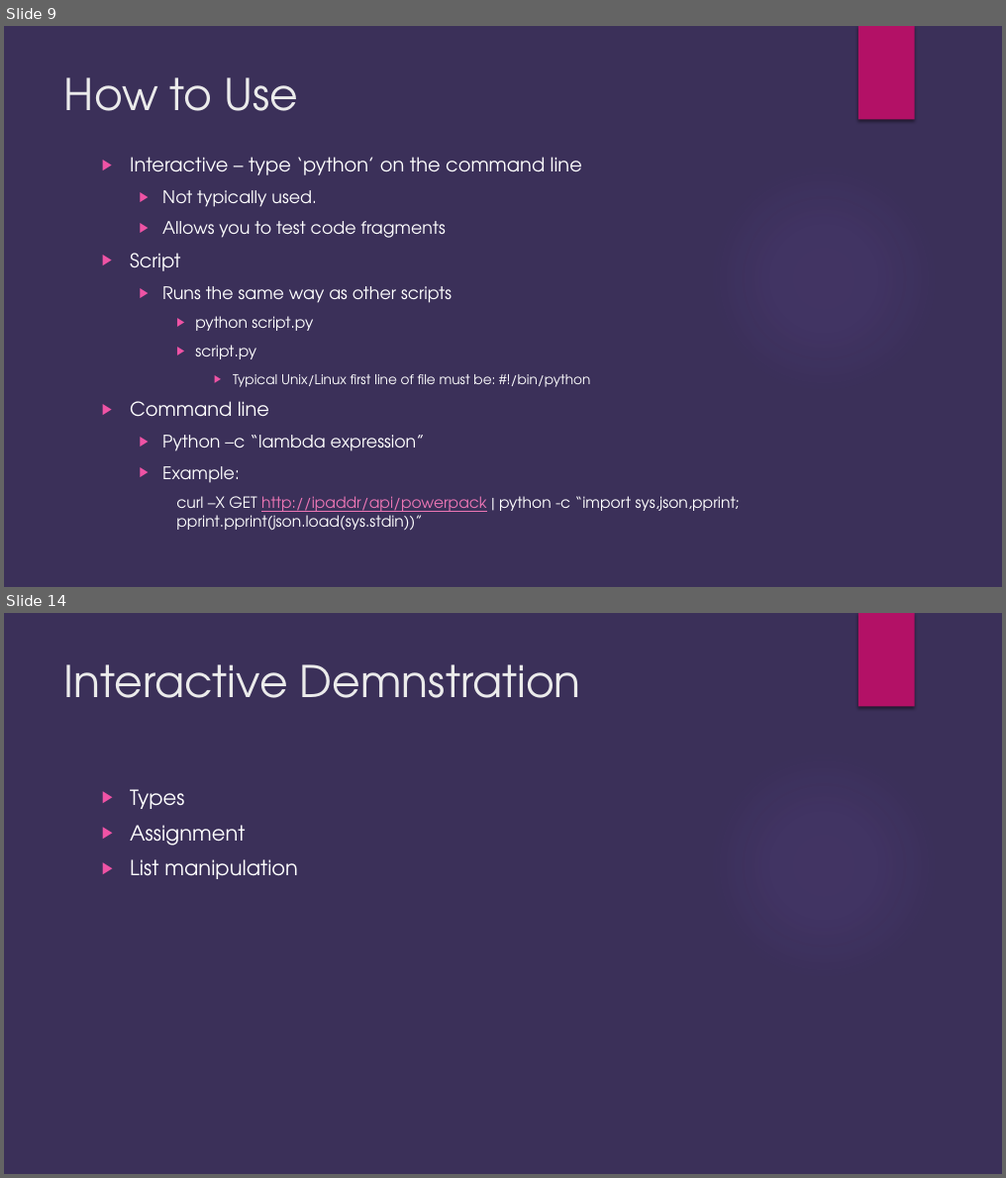
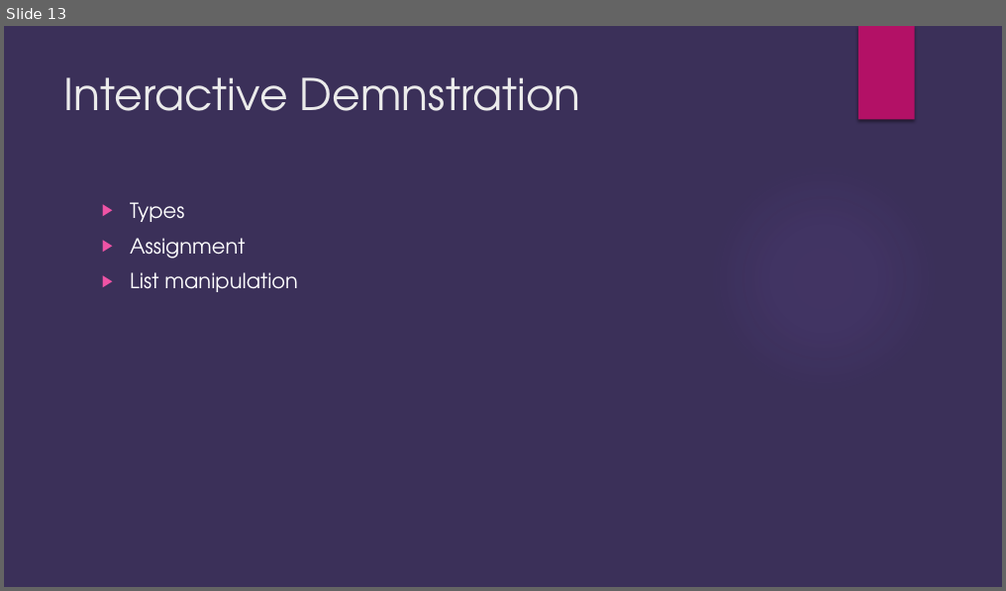
Before and after one commit to brianjgrier/Python-Overview, a slide deck: Python Introduction.pptx. Shown one above the other, each under a label of ours: slides 9 and 14 before the commit, slide 13 after it; the slides between them are not shown. The pictures are 1006x1178 and 1006x591 pixels, drawn with LibreOffice and Linux fonts; fonts in the diff are those of the drawing; background and template pictures are left out. Boxes give left, top, right and bottom in pixels: in the first picture for what was removed or moved away, otherwise in the second. Text is boxed around its words. In the diff, an @@ line names an element or a change of style, - is before the commit and + after.

```diff
--- a/Python Introduction.pptx
+++ b/Python Introduction.pptx
@@ slide 9 removed at box(4, 26, 1002, 587), background #3B3059; not listed: 2 template elements that a slide beside it also shows @@
@@ title removed at box(64, 77, 299, 111) @@
-How to Use
@@ text removed at box(130, 157, 740, 530) @@
-▶ Interactive – type ‘python’ on the command line
-  ▶ Not typically used.
-  ▶ Allows you to test code fragments
-▶ Script
-  ▶ Runs the same way as other scripts
-    ▶ python script.py
-    ▶ script.py
-      ▶ Typical Unix/Linux first line of file must be: #!/bin/python
-▶ Command line
-  ▶ Python –c “lambda expression”
-  ▶ Example:
-    curl –X GET http://ipaddr/api/powerpack | python -c “import sys,json,pprint; pprint.pprint(json.load(sys.stdin))”
@@ what was slide 14 is now slide 13 @@
```
Also in this commit, not shown: 10 slides changed, 7 other slides removed.
